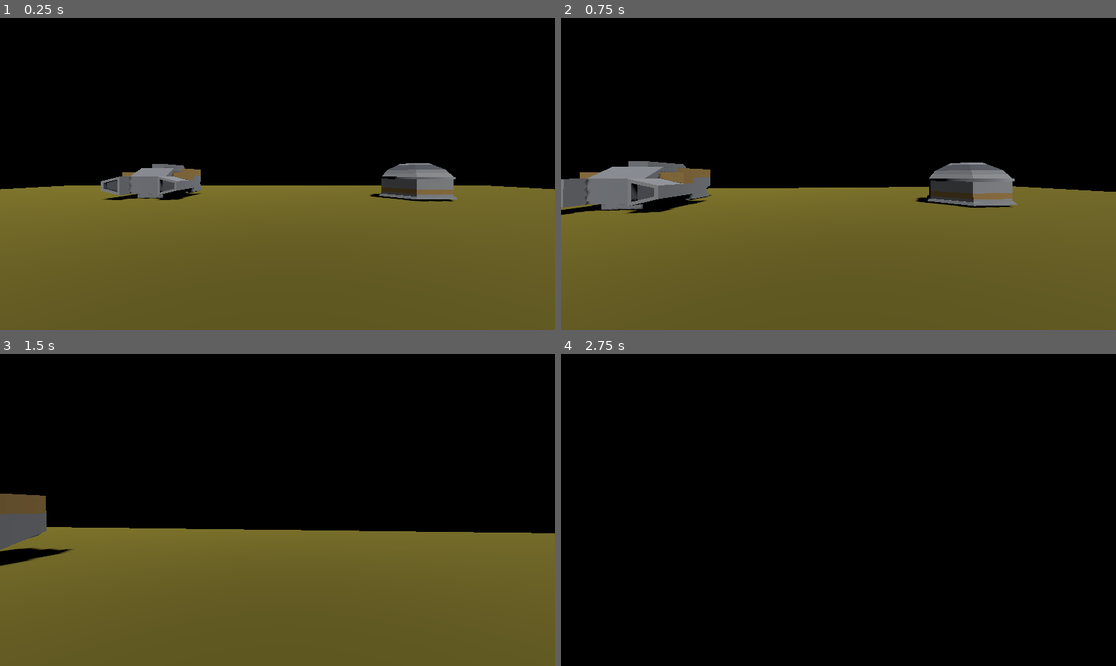
Above: before the commit, frames 1-4 (two rows, left to right).
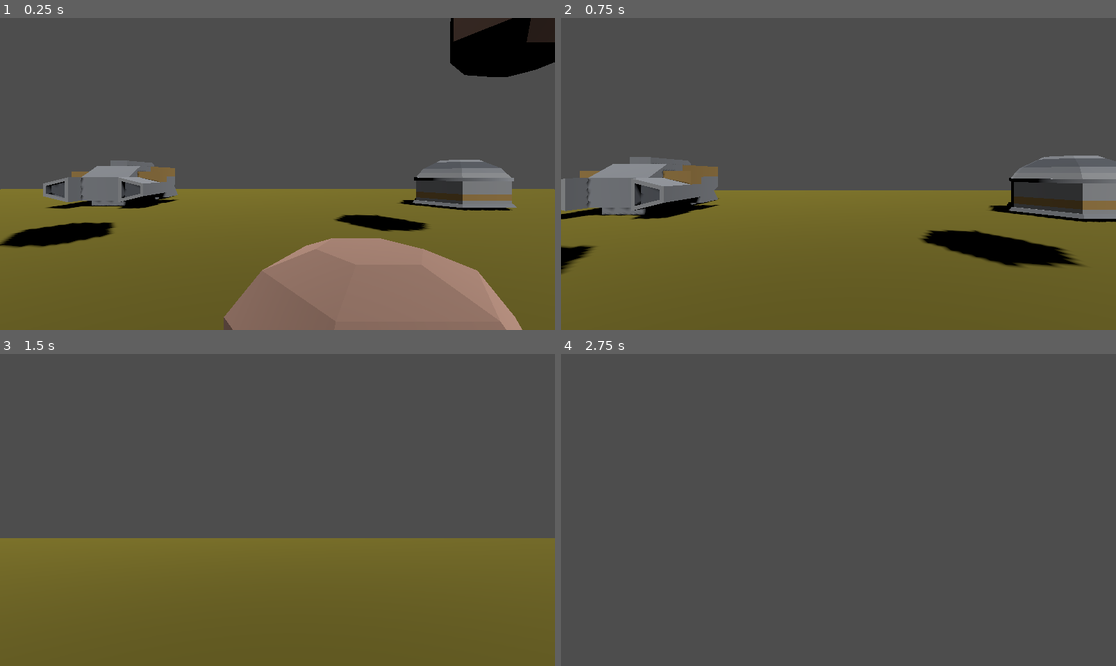
Above: after the commit, the same moments.

Repository: toburau/Star-Shooting
Game: Godot game, scene res://scenes/scene.tscn
Two runs of this game, one before a commit and one after it. Both use one fixed random seed, a clock stepped at 60 frames per second and the inputs below.
Inputs (mouse positions are in pixels of both pictures, inside the frame that each line leads up to):
- Up to frame 1 (0.25 s): no input
- Up to frame 2 (0.75 s): tap Enter at 0.5 s; move the mouse to (866, 174) at 0.52 s; hold W (move_forward) from 0.53 s (still down)
- Up to frame 3 (1.5 s): keep holding W (move_forward); move the mouse to (249, 510) at 1.27 s
- Up to frame 4 (2.75 s): keep holding W (move_forward); move the mouse to (849, 503) at 2.02 s

The runs differ from the first frame. In frame 1, 67% of the frame differs, in the area x 0-100%, y 0-100%; in frame 2, 59%; in frame 3, 59%; in frame 4, 100%.

Commit message:
Add camera rotation with right stick

Diff:
--- a/project.godot
+++ b/project.godot
@@ -37,7 +37,13 @@
 "events": [Object(InputEventKey,"resource_local_to_scene":false,"resource_name":"","device":-1,"window_id":0,"alt_press …(192 unchanged characters)…
 ]
 }
-
-[rendering]
-
-environment/defaults/default_clear_color=Color(0, 0, 0, 1)
+move_up={
+"deadzone": 0.2,
+"events": [Object(InputEventKey,"resource_local_to_scene":false,"resource_name":"","device":-1,"window_id":0,"alt_pressed":false,"shift_pressed":false,"ctrl_pressed":false,"meta_pressed":false,"pressed":false,"keycode":0,"physical_keycode":81,"key_label":0,"unicode":113,"location":0,"echo":false,"script":null)
+]
+}
+move_down={
+"deadzone": 0.2,
+"events": [Object(InputEventKey,"resource_local_to_scene":false,"resource_name":"","device":-1,"window_id":0,"alt_pressed":false,"shift_pressed":false,"ctrl_pressed":false,"meta_pressed":false,"pressed":false,"keycode":0,"physical_keycode":69,"key_label":0,"unicode":101,"location":0,"echo":false,"script":null)
+]
+}
--- a/scenes/player.tscn
+++ b/scenes/player.tscn
@@ -7,7 +7,10 @@
 [node name="Player" type="CharacterBody3D"]
 script = ExtResource("1_4flbx")
 
-[node name="Camera3D" type="Camera3D" parent="."]
+[node name="Pivot" type="Node3D" parent="."]
+
+[node name="Camera3D" type="Camera3D" parent="Pivot"]
+fov = 60.0
 
 [node name="CollisionShape3D" type="CollisionShape3D" parent="."]
 shape = SubResource("SphereShape3D_onrkg")
--- a/scenes/scene.tscn
+++ b/scenes/scene.tscn
@@ -1,8 +1,9 @@
-[gd_scene load_steps=10 format=3 uid="uid://dhjcp37hd5oe8"]
+[gd_scene load_steps=9 format=3 uid="uid://dhjcp37hd5oe8"]
 
 [ext_resource type="PackedScene" uid="uid://85cy3gq75h3r" path="res://models/hangar_roundA.glb" id="1_4msxo"]
 [ext_resource type="PackedScene" uid="uid://clnf7jp81ft7r" path="res://scenes/player.tscn" id="2_5fb3c"]
 [ext_resource type="PackedScene" uid="uid://nyc4f87ootih" path="res://models/craft_cargoA.glb" id="3_gjmho"]
+[ext_resource type="PackedScene" uid="uid://cj0m4b0jwe3ed" path="res://models/meteor.glb" id="4_5fb3c"]
 
 [sub_resource type="PlaneMesh" id="PlaneMesh_drvgu"]
 
@@ -13,16 +14,6 @@
 
 [sub_resource type="BoxShape3D" id="BoxShape3D_nxogm"]
 size = Vector3(1.7007446, 0.8041382, 1.4420166)
-
-[sub_resource type="Sky" id="Sky_4msxo"]
-
-[sub_resource type="Environment" id="Environment_nxogm"]
-background_energy_multiplier = 0.0
-sky = SubResource("Sky_4msxo")
-ambient_light_source = 2
-ambient_light_color = Color(0.02745098, 0, 0.94509804, 1)
-ambient_light_energy = 0.0
-reflected_light_source = 2
 
 [node name="Node3D" type="Node3D"]
 
@@ -53,10 +44,27 @@
 transform = Transform3D(0.5, 0, 0, 0, 0.5, 0, 0, 0, 0.5, -1.2081201, 0, -0.75976205)
 
 [node name="WorldEnvironment" type="WorldEnvironment" parent="."]
-environment = SubResource("Environment_nxogm")
 
 [node name="Player" parent="." instance=ExtResource("2_5fb3c")]
 transform = Transform3D(1, 0, 0, 0, 1, 0, 0, 0, 1, 0, 0.5522566, 0)
 
 [node name="craft_cargoA2" parent="." instance=ExtResource("3_gjmho")]
 transform = Transform3D(1, 0, 0, 0, 1, 0, 0, 0, 1, -4.935114, 0, -7.0229673)
+
+[node name="meteor2" parent="." instance=ExtResource("4_5fb3c")]
+transform = Transform3D(1, 0, 0, 0, 1, 0, 0, 0, 1, -3.3667107, 1.6372776, -2.62369)
+
+[node name="meteor3" parent="." instance=ExtResource("4_5fb3c")]
+transform = Transform3D(1, 0, 0, 0, 1, 0, 0, 0, 1, -0.29914856, 1.3031268, -3.4478097)
+
+[node name="meteor4" parent="." instance=ExtResource("4_5fb3c")]
+transform = Transform3D(1, 0, 0, 0, 1, 0, 0, 0, 1, -2.698494, 0.45278072, -0.059758663)
+
+[node name="meteor5" parent="." instance=ExtResource("4_5fb3c")]
+transform = Transform3D(1, 0, 0, 0, 1, 0, 0, 0, 1, -0.44436264, 0.54316235, 1.0390692)
+
+[node name="meteor6" parent="." instance=ExtResource("4_5fb3c")]
+transform = Transform3D(1, 0, 0, 0, 1, 0, 0, 0, 1, -1.726326, -0.4058447, -2.303199)
+
+[node name="meteor7" parent="." instance=ExtResource("4_5fb3c")]
+transform = Transform3D(1, 0, 0, 0, 1, 0, 0, 0, 1, -2.0926018, -0.36065388, -0.9296646)
--- a/scripts/player.gd
+++ b/scripts/player.gd
@@ -6,27 +6,60 @@
 
 @export var mouse_sensitivity: float = 0.002
 @onready var camera = $Camera3D
+@onready var pivot = $Pivot
 @export var speed = 5.0
+
+const  deadzone = 0.07
+@export var left_sensitivity: float = 0.8
+@export var right_sensitivity: float = 1.0
 
 var rotation_y = 0.0
 var rotation_x = 0.0
+var pitch := 0.0
+
+# スティック軸の番号（DualSenseなどの標準マッピング）
+const LEFT_X = JOY_AXIS_LEFT_X
+const LEFT_Y = JOY_AXIS_LEFT_Y
+const RIGHT_X = JOY_AXIS_RIGHT_X
+const RIGHT_Y = JOY_AXIS_RIGHT_Y
+
+
 
 func _ready():
-	Input.set_mouse_mode(Input.MOUSE_MODE_CAPTURED) # マウスカーソルを中央に固定
+	pass
+	#Input.set_mouse_mode(Input.MOUSE_MODE_CAPTURED) # マウスカーソルを中央に固定
 
 func _input(event):
-	if event is InputEventMouseMotion and Input.get_mouse_mode() == Input.MOUSE_MODE_CAPTURED:
-		rotation_y -= event.relative.x * mouse_sensitivity
-		rotation_x -= event.relative.y * mouse_sensitivity
-		rotation_x = clamp(rotation_x, -1.5, 1.5) # 上下の角度制限
-		rotation.y = rotation_y
-		camera.rotation.x = rotation_x
+	pass
+	#if event is InputEventMouseMotion and Input.get_mouse_mode() == Input.MOUSE_MODE_CAPTURED:
+	#	rotation_y -= event.relative.x * mouse_sensitivity
+	#	rotation_x -= event.relative.y * mouse_sensitivity
+	#	rotation_x = clamp(rotation_x, -1.5, 1.5) # 上下の角度制限
+	#	rotation.y = rotation_y
+	#	camera.rotation.x = rotation_x
 
 	# ESCキーでマウスを解放
-	if event is InputEventKey and event.pressed and event.keycode == KEY_ESCAPE:
-		Input.set_mouse_mode(Input.MOUSE_MODE_VISIBLE)
+	#if event is InputEventKey and event.pressed and event.keycode == KEY_ESCAPE:
+	#	Input.set_mouse_mode(Input.MOUSE_MODE_VISIBLE)
 
 func _physics_process(delta):
+	var look_x = Input.get_joy_axis(0, RIGHT_X)
+	var look_y = Input.get_joy_axis(0, RIGHT_Y)
+	if abs(look_x) > deadzone:
+		rotate_y(-look_x * right_sensitivity * delta)
+	if abs(look_y) > deadzone:
+		pitch += -look_y * right_sensitivity * delta
+		pivot.rotation.x = pitch
+		pass
+#		rotation_y -= look_x * right_sensitivity * delta
+#		rotation_x -= look_y * right_sensitivity * delta
+#		rotation_x = clamp(rotation_x, -1.5, 1.5) # 上下の角度制限
+#		rotation.y = rotation_y
+#		camera.rotation.x = rotation_x
+#		rotate_object_local(Vector3.UP, -look_x * right_sensitivity * delta)
+#		rotate_object_local(Vector3.RIGHT, -look_y * right_sensitivity * delta)
+
+
 	var direction = Vector3.ZERO
 
 	if Input.is_action_pressed("move_forward"):
Binary file added: models/meteor.glb
Not shown, added: models/meteor.glb.import
Not shown, changed: README.md
